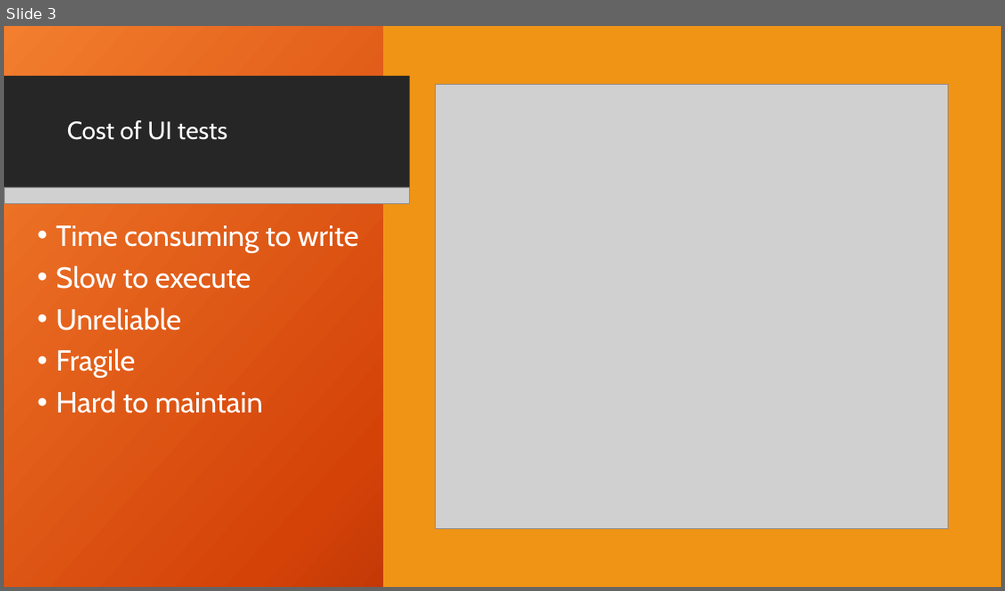
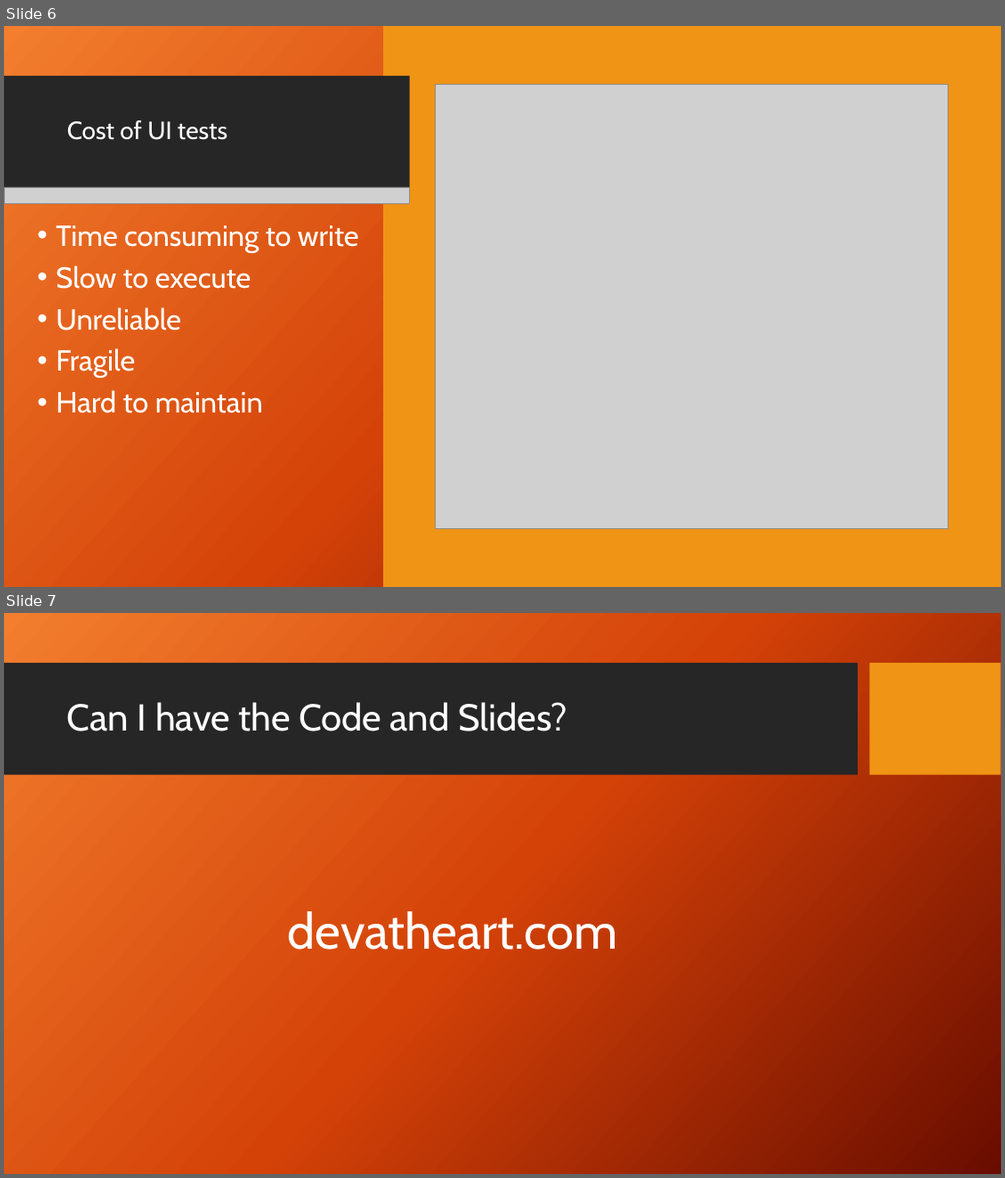
Before and after one commit to slobo80/UI-Test-Automation, a slide deck: UI-Test-Automation.pptx. Shown one above the other, each under a label of ours: slide 3 before the commit, slides 6 and 7 after it. The pictures are 1005x591 and 1005x1178 pixels, drawn with LibreOffice and Linux fonts; fonts in the diff are those of the drawing; grey boxes stand for pictures; background and template pictures are left out. Boxes give left, top, right and bottom in pixels: in the first picture for what was removed or moved away, otherwise in the second. Text is boxed around its words. In the diff, an @@ line names an element or a change of style, - is before the commit and + after.

```diff
--- a/UI-Test-Automation.pptx
+++ b/UI-Test-Automation.pptx
@@ slide 7 added at bbox=[4, 613, 1001, 1174], background picture (left out); not listed: 2 template elements that a slide beside it also shows @@
@@ title added at bbox=[67, 702, 566, 731], 36 pt, text #FFFFFF @@
+Can I have the Code and Slides?
@@ text added at bbox=[288, 911, 618, 949], 48 pt, text #FFFFFF @@
+devatheart.com
@@ what was slide 3 is now slide 6 @@
```
Also in this commit, not shown: 3 slides changed, 1 other slide added, 1 other file.
